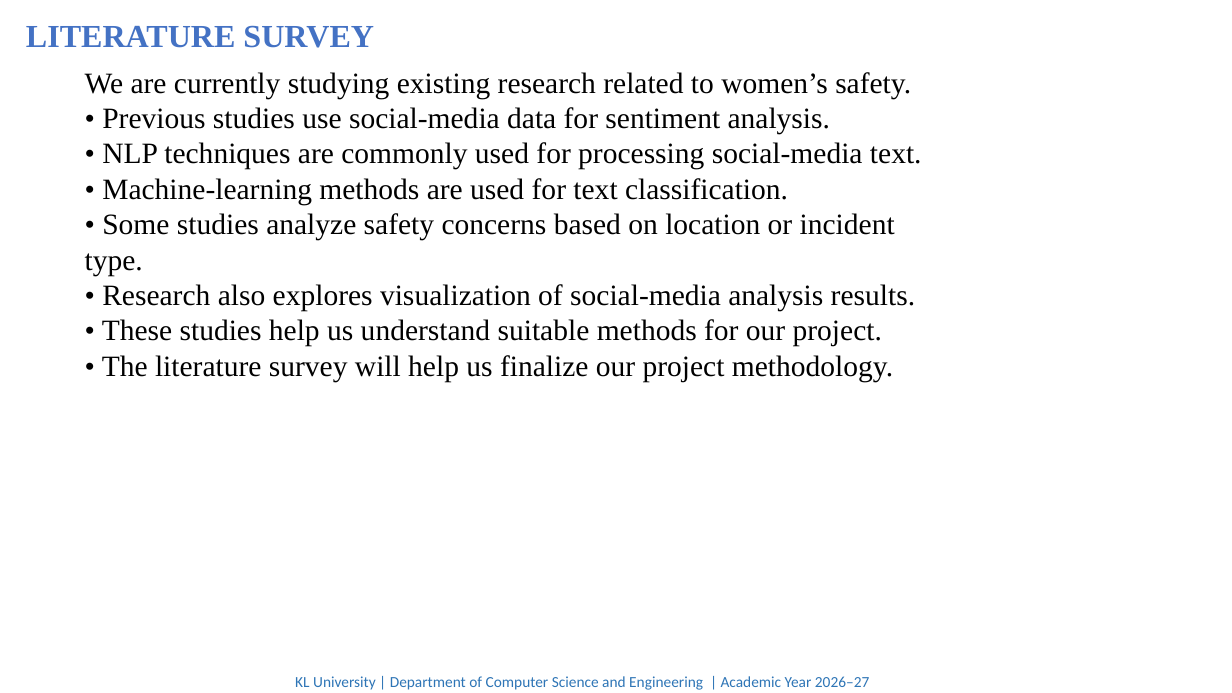
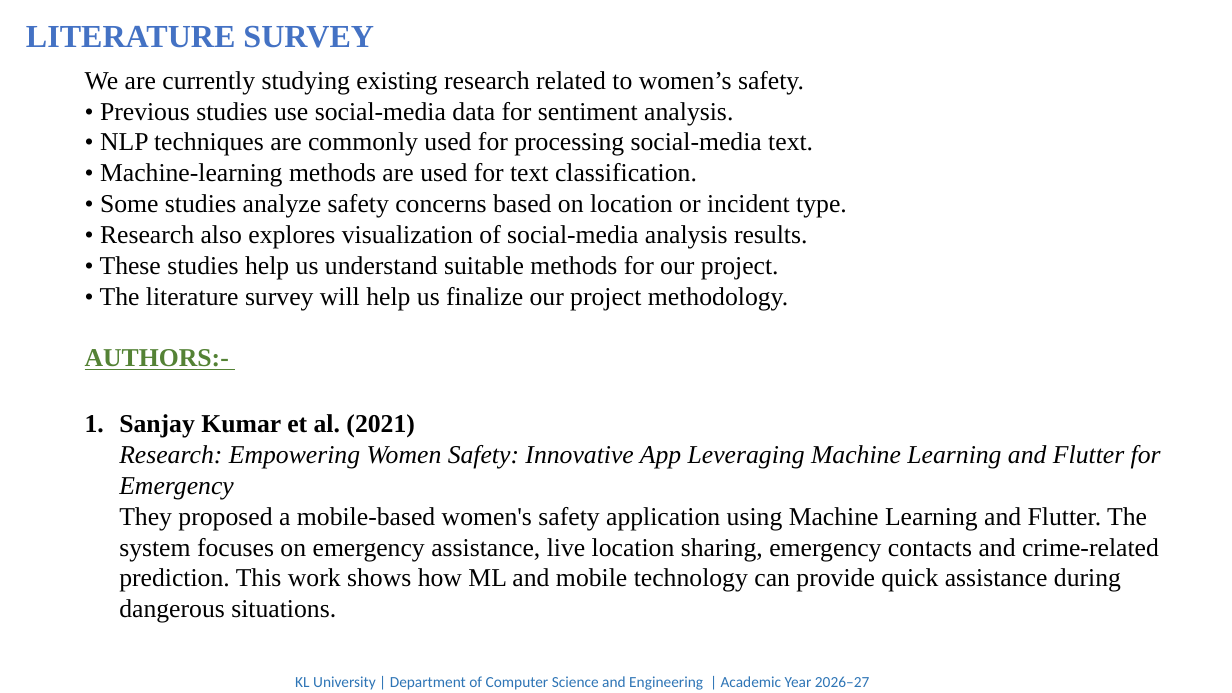
Before and after one commit to Sudheer-badam/CAPSTONE-PROJECT-BATCH-220, a slide deck: slide 4 of report/CAPSTONE PROJECT PPT-220-2 UPDATED.pptx. Drawn at 1232x693 pixels with LibreOffice and Linux fonts; fonts in the diff are those of the drawing. Boxes give left, top, right and bottom in pixels: in the first picture for what was removed or moved away, otherwise in the second. Text is boxed around its words. In the diff, an @@ line names an element or a change of style, - is before the commit and + after.

Commit message:
Remove PPT and Research Paper upload/edit options, add customized Terms & Conditions modal, and update PPT

```diff
--- a/report/CAPSTONE PROJECT PPT-220-2 UPDATED.pptx
+++ b/report/CAPSTONE PROJECT PPT-220-2 UPDATED.pptx
@@ text at [85,71,847,310]: size 23 to 20 pt in "We are currently studying existing research related ..." @@
@@ text at [85,349,1161,623]: paragraphs added @@
+AUTHORS:-
+1. Sanjay Kumar et al. (2021)
+   Research: Empowering Women Safety: Innovative App Leveraging Machine Learning and Flutter for Emergency
+   They proposed a mobile-based women's safety application using Machine Learning and Flutter. The system focuses on emergency assistance, live location sharing, emergency contacts and crime-related prediction. This work shows how ML and mobile technology can provide quick assistance during dangerous situations.
```
Also in this commit, not shown: 3 other slides changed, 4 slides added, 3 other files.
